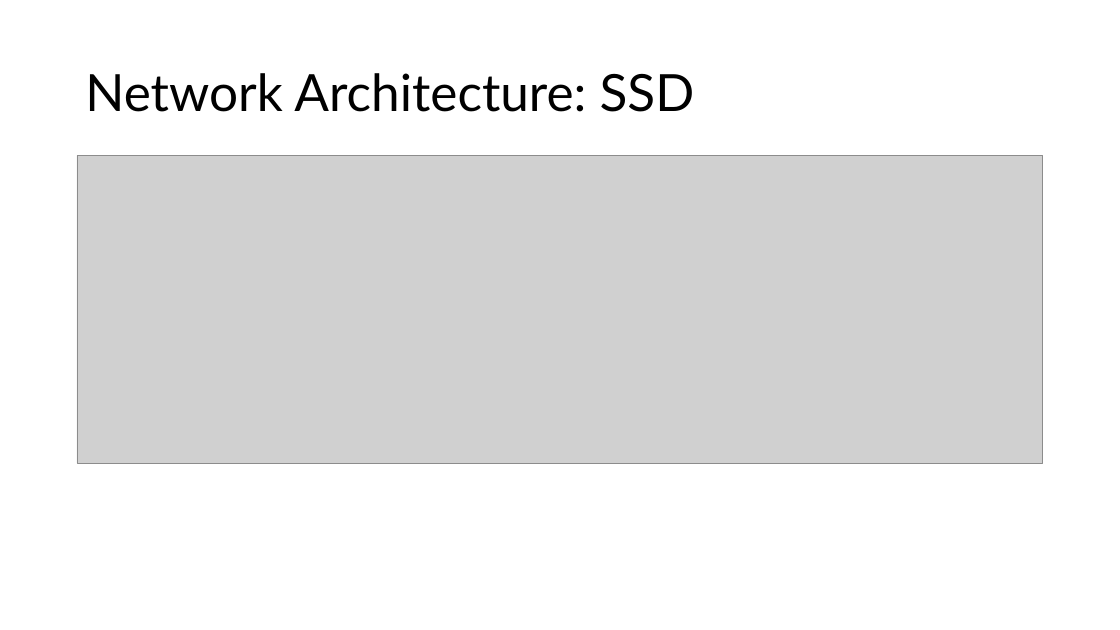
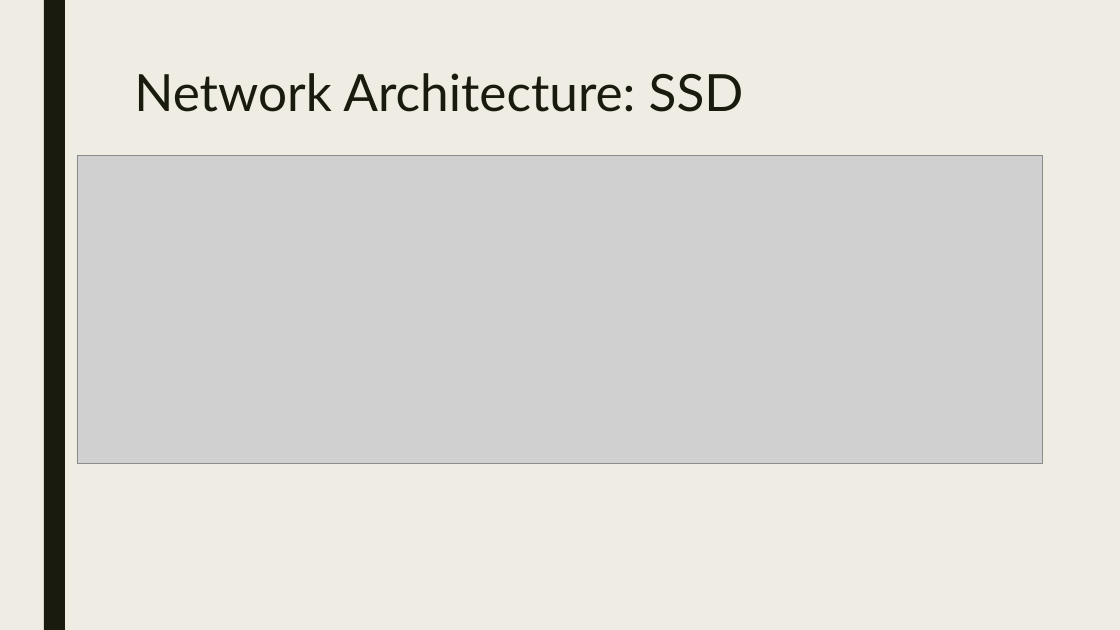
Before and after one commit to akshaygulabrao/research, a slide deck: slide 13 of Arete.pptx (slide 7 before the commit). Drawn at 1120x630 pixels with LibreOffice and Linux fonts; fonts in the diff are those of the drawing; grey boxes stand for pictures. Boxes give left, top, right and bottom in pixels: in the first picture for what was removed or moved away, otherwise in the second. Text is boxed around its words. In the diff, an @@ line names an element or a change of style, - is before the commit and + after.

```diff
--- a/Arete.pptx
+++ b/Arete.pptx
@@ background #FFFFFF to #EFEDE3 @@
@@ rectangle added at box(44, 0, 65, 630), fill #191B0E @@
@@ title "Network Architecture: SSD": place and size @@
-title "Network Architecture: SSD" at box(85, 73, 695, 112)
+title "Network Architecture: SSD" at box(134, 73, 744, 112)
@@ title "Network Architecture: SSD" at box(134, 73, 744, 112): text colour #000000 to #191B0E; line spacing 0.9 to 0.89; vertical alignment middle to top @@
```
Also in this commit, not shown: 5 other slides changed, 12 slides added, 4 slides removed, 2 other files.
